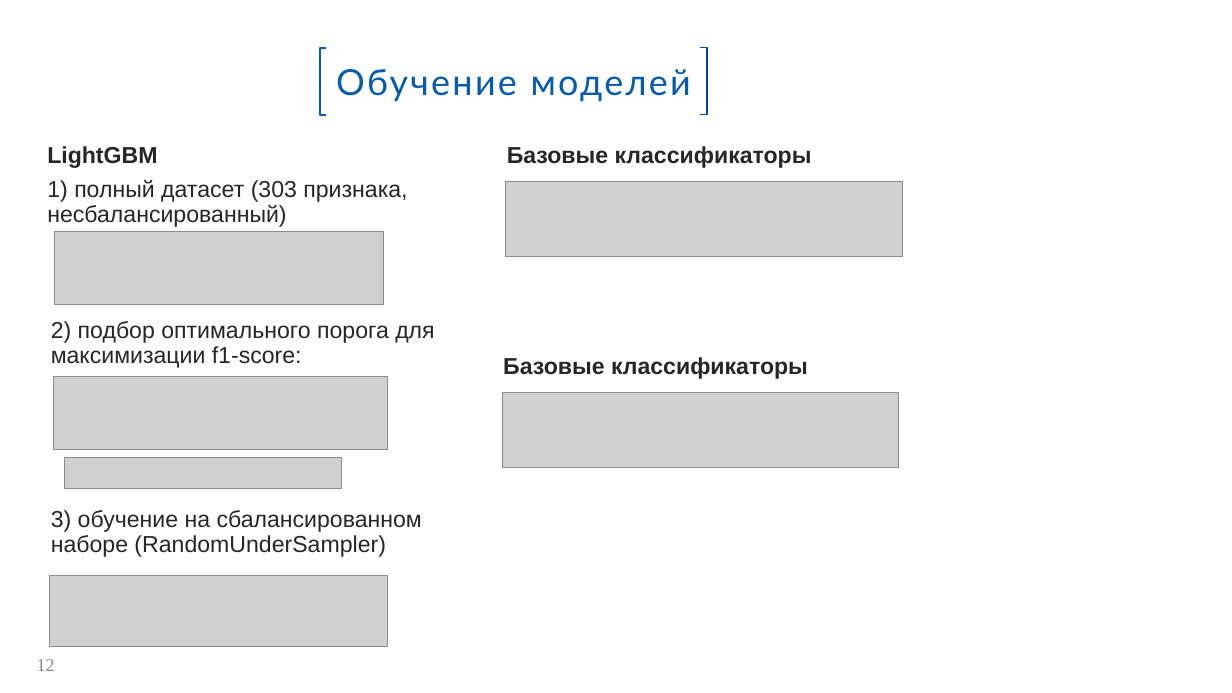
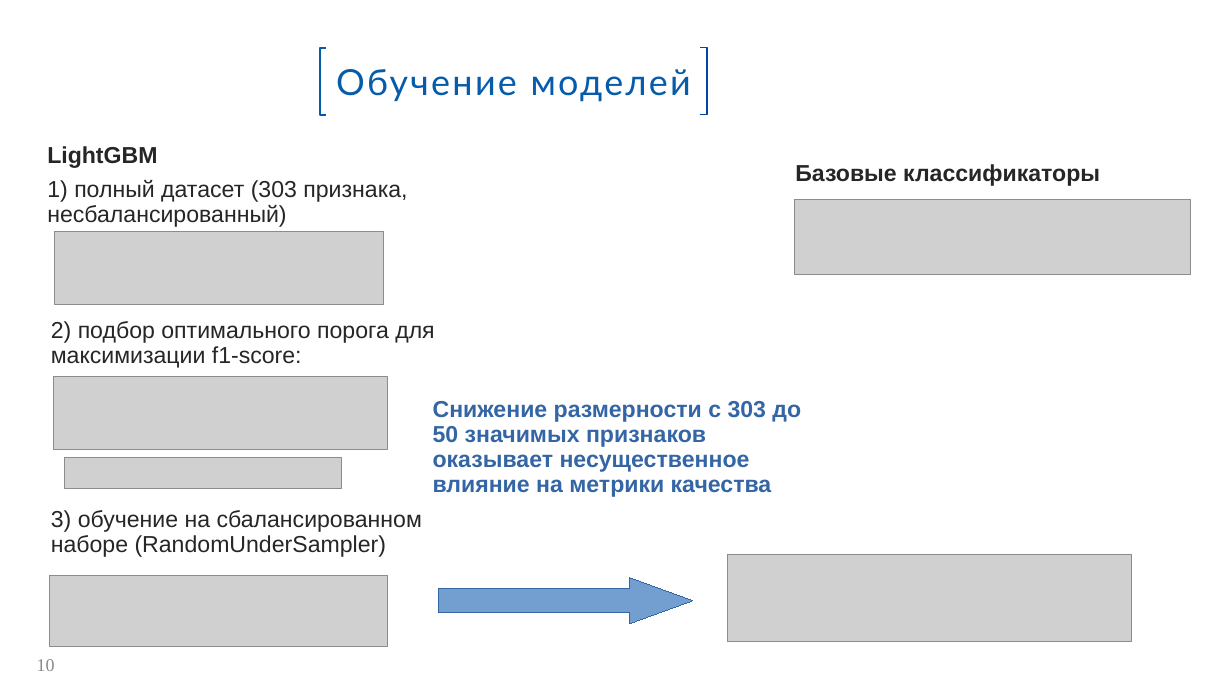
Before and after one commit to Spring-31/HC_default_risk, a slide deck: slide 10 of Прогнозирование вероятности дефолта.pptx (slide 12 before the commit). Drawn at 1232x693 pixels with LibreOffice and Linux fonts; fonts in the diff are those of the drawing; grey boxes stand for pictures; background and template pictures are left out. Boxes give left, top, right and bottom in pixels: in the first picture for what was removed or moved away, otherwise in the second. Text is boxed around its words. In the diff, an @@ line names an element or a change of style, - is before the commit and + after.

```diff
--- a/Прогнозирование вероятности дефолта.pptx
+++ b/Прогнозирование вероятности дефолта.pptx
@@ text "Базовые классификаторы": place and size @@
-text "Базовые классификаторы" at [507, 146, 812, 168]
+text "Базовые классификаторы" at [795, 164, 1100, 186]
@@ picture: place and size @@
-picture at [506, 182, 902, 257]
+picture at [794, 200, 1190, 274]
@@ text removed at [503, 357, 808, 379] @@
-Базовые классификаторы
@@ text added at [433, 401, 801, 497], 18 pt, text #3465A4, bold @@
+Снижение размерности с 303 до 50 значимых признаков оказывает несущественное влияние на метрики качества
@@ picture removed at [502, 393, 898, 468] @@
@@ picture added at [727, 555, 1132, 642] @@
@@ right arrow added at [439, 578, 693, 624], fill #729FCF, outline #3465A4 0 pt @@
@@ page number at [37, 659, 55, 671]: text changed @@
-12
+10
```
Also in this commit, not shown: 2 other slides changed, 2 slides added, 2 slides removed, 13 other files.
